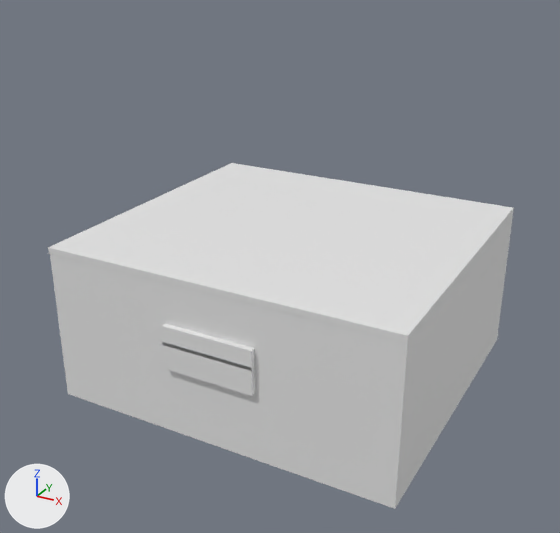
Renders of the Blender file Assets/oficina.blend from each side of a commit.
Both versions are drawn from a 50 mm lens placed at (98.4, -189.4, 133.4), pointed at (-15.3, 17.4, 30.0). Arrows for +X, +Y and +Z are at lower left; the lights stay in place. The first picture is the older version. Materials are left out; every surface is plain grey.

In view in the first picture: 'Room', 'Techo'.
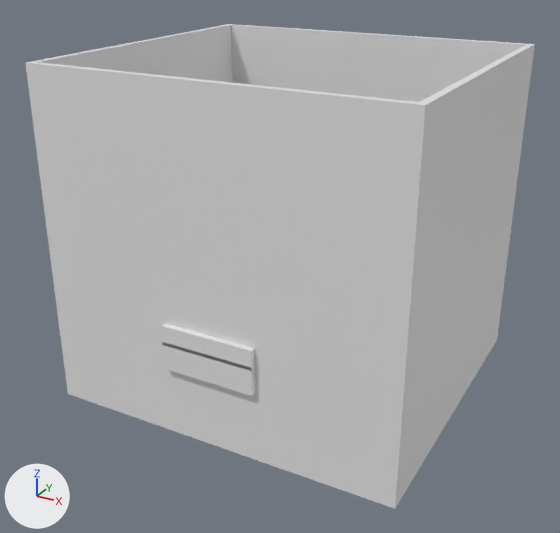
Where the newer file only moved an object's origin or applied its transform, the numbers keep the older frame.

What differs and where, as boxes [x1, y1, x2, y2] in the pictures (560 x 533 px):
'Room', reshaped
    before: [50, 214, 513, 509]
    after: [25, 24, 535, 509]
'Techo', deleted
    before: [48, 163, 514, 343]

The change, as a diff of the scene's bpy script:
```diff
--- a/Assets/oficina.blend.py
+++ b/Assets/oficina.blend.py
@@ me_cube_004 @@
 # used by ob_room; location = (0.0, 0.0, 0.0); scale = (20.5, 20.5, 20.5)
 # before: 1 (-3.4, -1.27, 1.96), 3 (-3.4, 3.73, 1.96), 5 (2.11, -1.27, 1.96), 7 (2.11, 3.73, 1.96), 8 (-3.51, -1.38, 1.96) at pixel (49, 253)
 # before: 9 (-3.51, 3.84, 1.96), 10 (2.22, 3.84, 1.96) at pixel (513, 212), 11 (2.22, -1.38, 1.96) at pixel (407, 342)
-me_cube_004.from_pydata(...)  # 72 vertices, 59 faces; spans x -3.51..2.22, y -1.47..3.93, z -0.55..1.96
+me_cube_004.from_pydata(...)  # 72 vertices, 59 faces; spans x -3.51..2.22, y -1.47..3.93, z -0.55..4.79
+# me_cube_004 part 1
+for i in [1, 3, 5, *range(7, 12)]: me_cube_004.vertices[i].co += Vector((0.0, 0.0, 2.83))
@@ ob_techo @@
-ob_techo = bpy.data.objects.new('Techo', me_cube_003)
-ob_techo.location = (-25.3, -27.5, 41.0)
-ob_techo.scale = (46.9, 1.0, 1.0)
```
